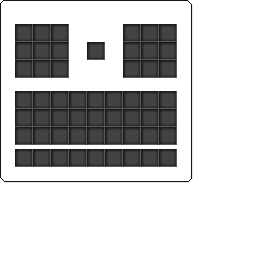
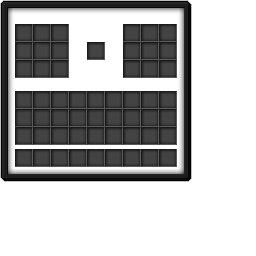
Layers edited between the first and the second w=256, h=256 image:
showed "outer_shadow", opacity 50% → 25%, moved it above "inner_shadow", painted on it over bbox(0, 0, 193, 182)
showed "inner_shadow" over bbox(8, 8, 184, 174)
showed group "base" (2nd of 2, in "base") (11 layers) over bbox(1, 1, 191, 181)
removed layer "Rectangle 1" over bbox(1, 1, 191, 181)
